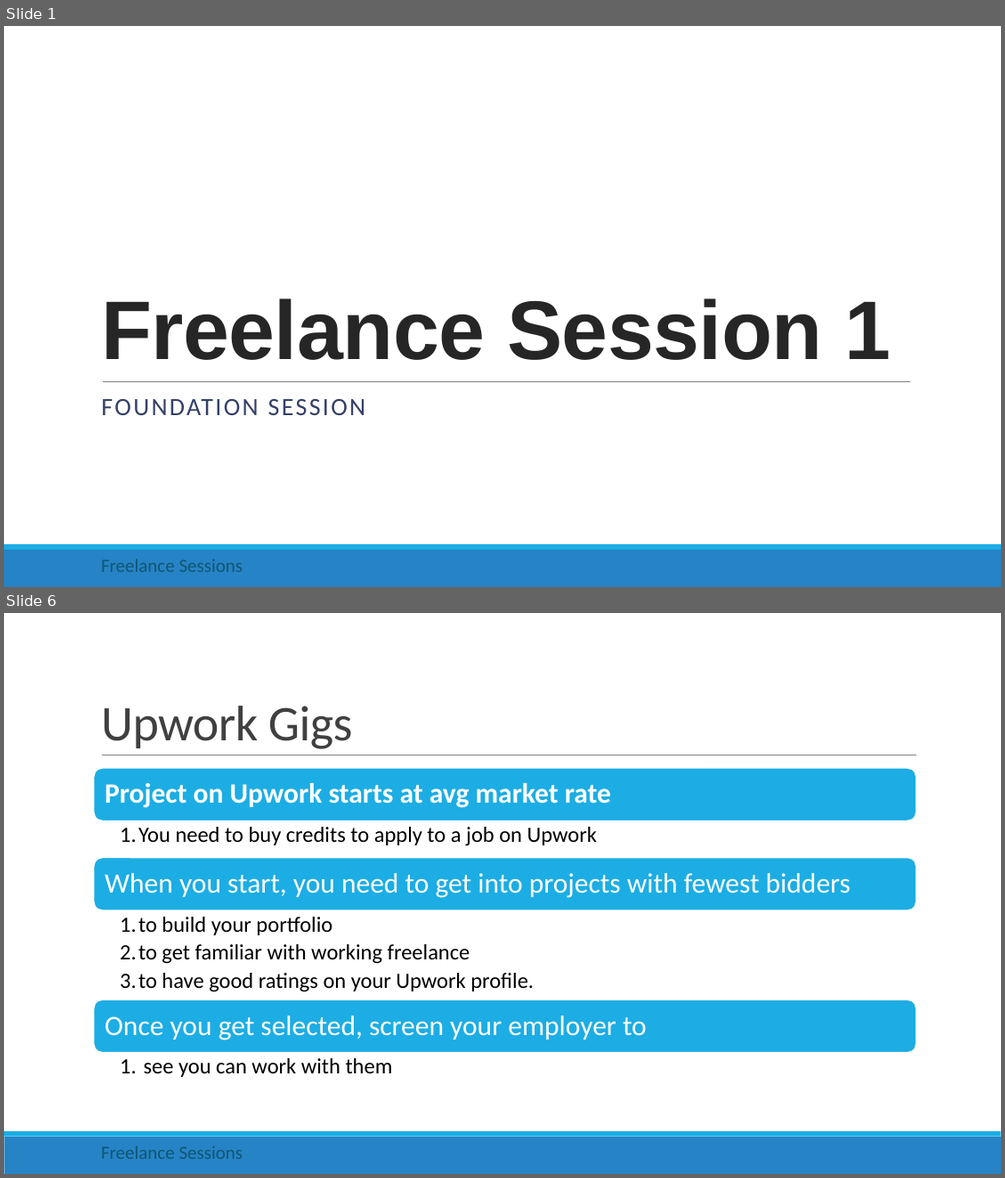
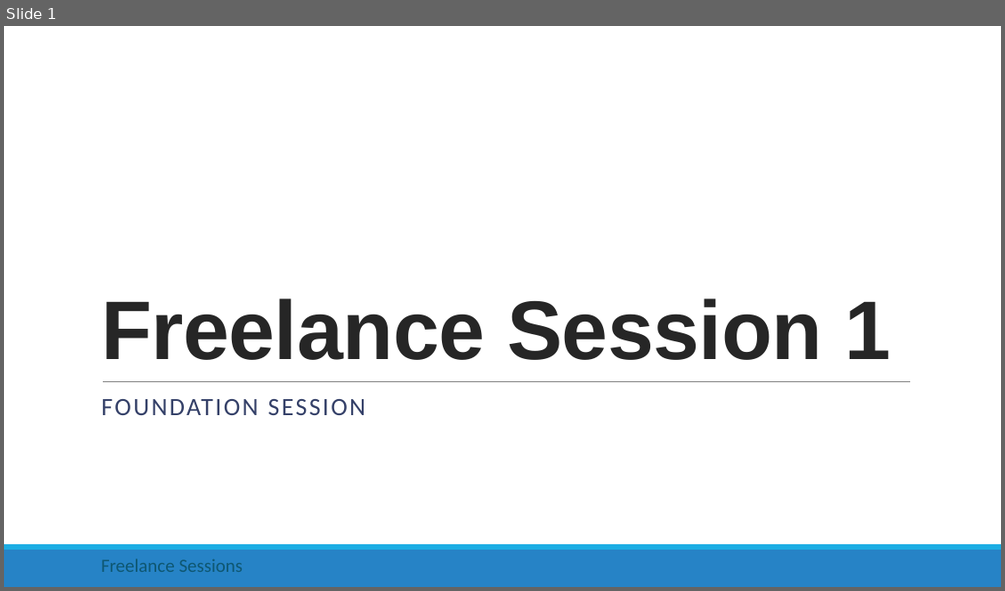
Before and after one commit to rishigujadhur1/Slides, a slide deck: Freelancing/Freelance Session 1.pptx. Shown one above the other, each under a label of ours: slides 1 and 6 before the commit, slide 1 after it; the slides between them are not shown. The pictures are 1005x1178 and 1005x591 pixels, drawn with LibreOffice and Linux fonts; fonts in the diff are those of the drawing. Boxes give left, top, right and bottom in pixels: in the first picture for what was removed or moved away, otherwise in the second. Text is boxed around its words. In the diff, an @@ line names an element or a change of style, - is before the commit and + after.

Commit message:
Ads vs Upwork slide

```diff
--- a/Freelancing/Freelance Session 1.pptx
+++ b/Freelancing/Freelance Session 1.pptx
@@ slide 6 removed at (4, 613, 1001, 1174), background #FFFFFF; not listed: 2 template elements that a slide beside it also shows @@
@@ title removed at (101, 706, 353, 749) @@
-Upwork Gigs
@@ line removed from (102, 755) to (917, 755) @@
@@ group removed at (94, 768, 916, 1077): 6 texts, 3 rounded rectangles @@
-Project on Upwork starts at avg market rate
-  1. You need to buy credits to apply to a job on Upwork
-When you start, you need to get into projects with fewest bidders
-  1. to build your portfolio
-  2. to get familiar with working freelance
-  3. to have good ratings on your Upwork profile.
-Once you get selected, screen your employer to
-  1. see you can work with them
@@ text removed at (101, 1145, 243, 1159) @@
-Freelance Sessions
```
Also in this commit, not shown: 5 slides changed, 4 slides added, 1 other slide removed.
